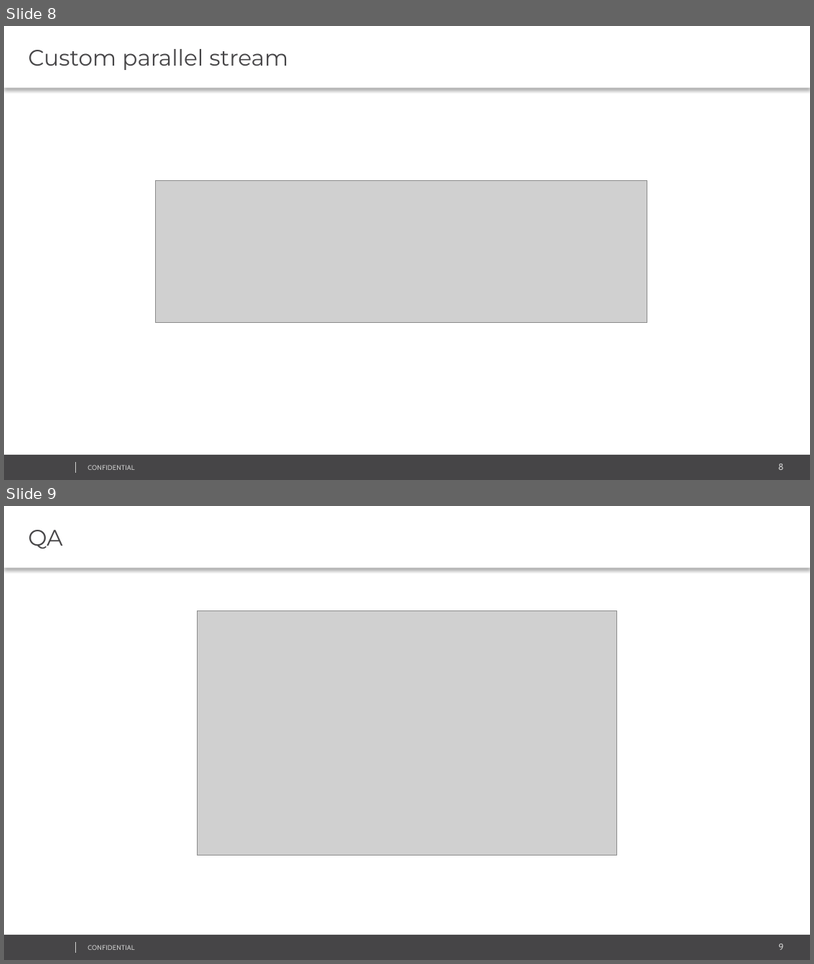
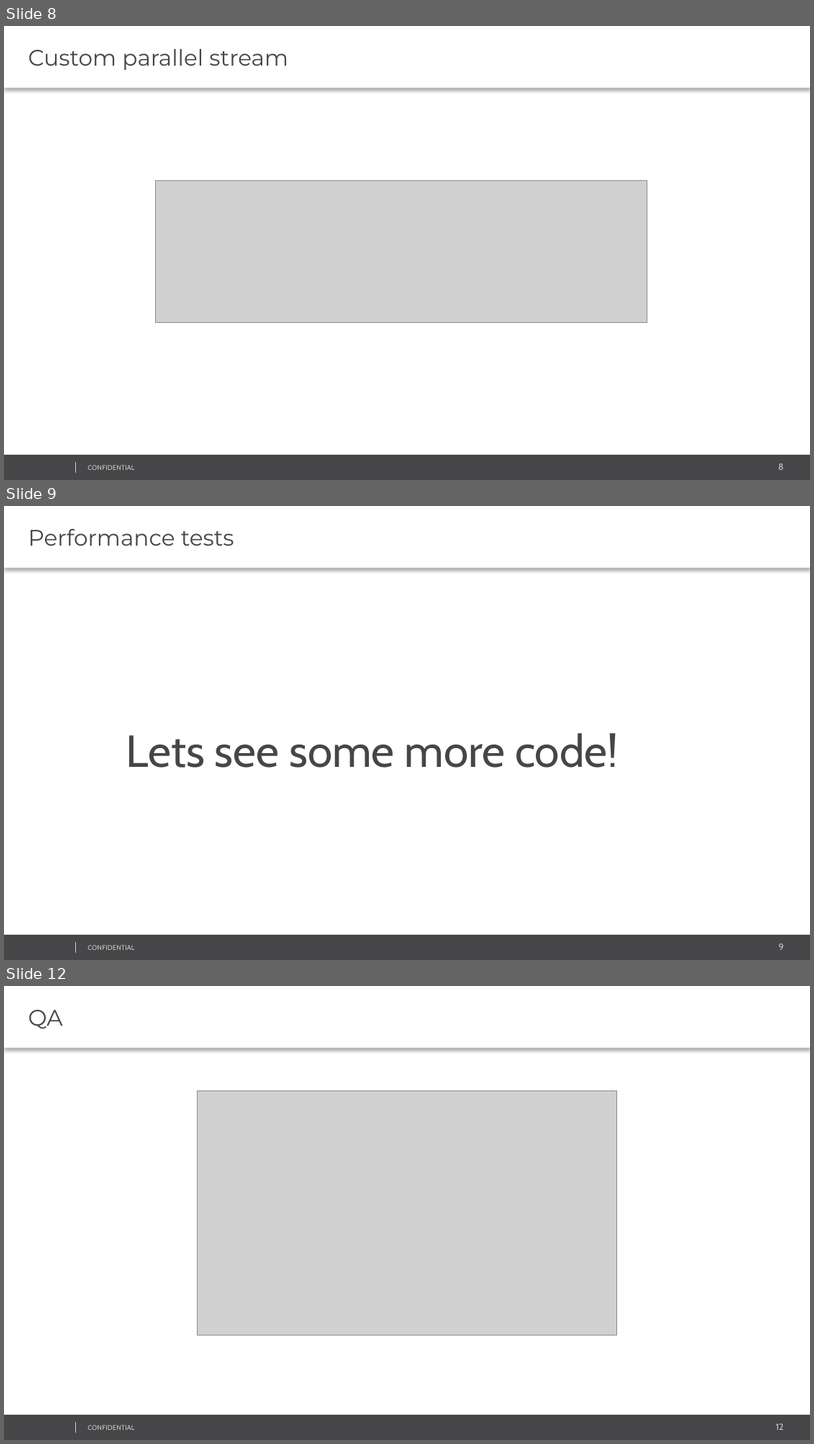
Before and after one commit to mihakz/streamTalk, a slide deck: techtalk_ParallelStreams_Kantserov.pptx. Shown one above the other, each under a label of ours: slides 8 and 9 before the commit, slides 8, 9 and 12 after it; the slides between them are not shown. The pictures are 814x964 and 814x1444 pixels, drawn with LibreOffice and Linux fonts; fonts in the diff are those of the drawing; grey boxes stand for pictures; background and template pictures are left out. Boxes give left, top, right and bottom in pixels: in the first picture for what was removed or moved away, otherwise in the second. Text is boxed around its words. In the diff, an @@ line names an element or a change of style, - is before the commit and + after.

```diff
--- a/techtalk_ParallelStreams_Kantserov.pptx
+++ b/techtalk_ParallelStreams_Kantserov.pptx
@@ slide 9 added at box(4, 506, 810, 960), background #FFFFFF; not listed: 4 template elements that a slide beside it also shows @@
@@ text added at box(4, 506, 810, 568), fill #FFFFFF, 20 pt, text #464547 @@
+Performance tests
@@ text added at box(126, 733, 618, 767), 40 pt, text #464547 @@
+Lets see some more code!
@@ what was slide 9 is now slide 12 @@
@@ page number at box(777, 1423, 784, 1430): text changed @@
-9
+12
```
Also in this commit, not shown: 2 other slides added.
